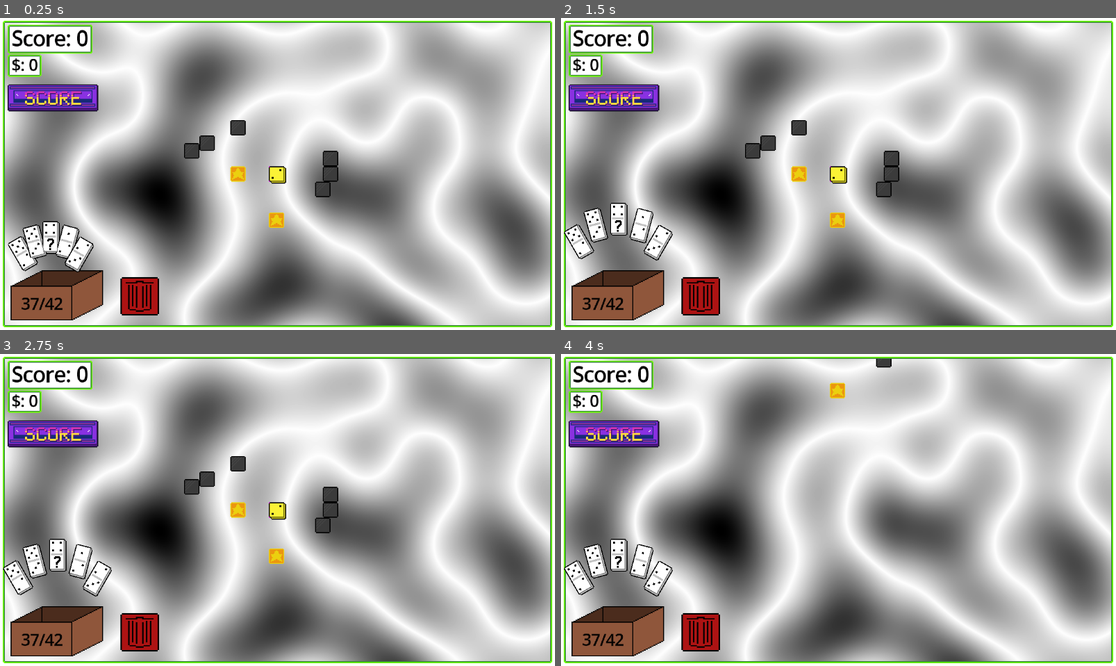
Above: before the commit, frames 1-4 (two rows, left to right).
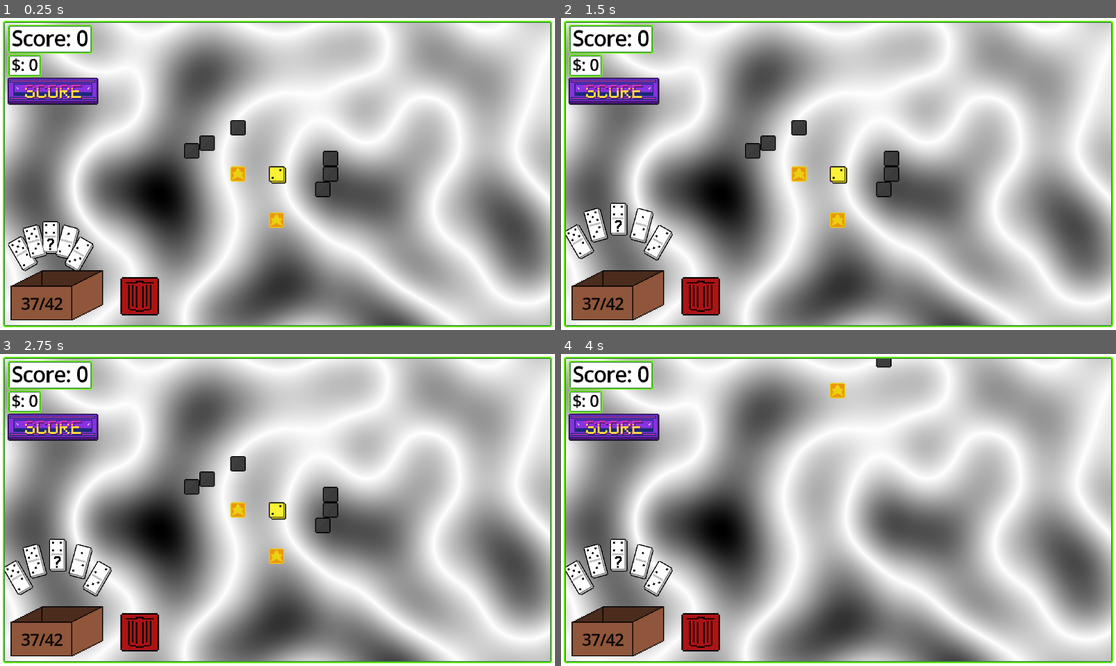
Above: after the commit, the same moments.

Repository: Ghoose1/GFPGame
Game: Godot game, scene res://scenes/scene.tscn
Two runs of this game, one before a commit and one after it. Both use one fixed random seed, a clock stepped at 60 frames per second and the inputs below.
Inputs (mouse positions are in pixels of both pictures, inside the frame that each line leads up to; where the layout moved, square brackets give the same spot in the first picture):
- Up to frame 1 (0.25 s): no input
- Up to frame 2 (1.5 s): click (616, 89) [616, 99] at 0.5 s; click (616, 89) [616, 99] at 1.25 s
- Up to frame 3 (2.75 s): click (55, 425) [55, 435] at 2 s
- Up to frame 4 (4 s): tap Enter at 2.75 s; move the mouse to (960, 494) at 2.77 s; hold S (Camera_Down) 2.78-3.5 s; click (960, 494) at 2.92 s; drag from (727, 525) to (810, 572) at 3.52 s

The runs differ from the first frame. In frame 1, 1.6% of the frame differs, in the area x 1-18%, y 19-82%; in frame 2, 1.6%, in the area x 0-18%, y 19-70%; in frame 3, 1.6%; in frame 4, 1.6%.

Commit message:
fixed rotation direction logic

Diff:
--- a/Dominos/basic.gd
+++ b/Dominos/basic.gd
@@ -26,7 +26,7 @@
 	if not (face0_valid or face1_valid):
 		return false
 
-	connecting_point = connection_points[0] if face0_valid else connection_points[1]
+	#connecting_point = connection_points[0] if face0_valid else connection_points[1]
 
 	# rotate so that face0 'points' towards other domino
 	# (remember, closest_snap_point belongs to the other domino, so the direction is reversed)
@@ -34,10 +34,18 @@
 	# rotate to opposite direction
 	rotation_direction = ConnectionPoint.opposite_dir[closest_snap_point.direction]
 
+
 	# flip if face 1 was the connecting face
 	# (face0 is facing 'up' when rotation is 0)
 	if face1_valid:
 		rotation += PI
+
+	#connecting_point = connection_points[
+		#connection_points.find_custom(func(p : ConnectionPoint) -> bool:
+			#return p.direction == rotation_direction
+			#)]
+	#print(connecting_point.direction)
+	connecting_point = connection_points[int(face1_valid)]
 
 	# rotate by the amount the connecting domino is rotated
 	global_rotation += closest_snap_domino.global_rotation
--- a/Dominos/basic.tscn
+++ b/Dominos/basic.tscn
@@ -20,9 +20,11 @@
 texture = ExtResource("4_hp1wm")
 
 [node name="Face_0" parent="Sprites" parent_id_path=PackedInt32Array(1056328990) index="2" unique_id=768536152 instance=ExtResource("3_t0xhk")]
+z_index = 0
 position = Vector2(0, -8)
 
 [node name="Face_1" parent="Sprites" parent_id_path=PackedInt32Array(1056328990) index="3" unique_id=506388342 instance=ExtResource("3_t0xhk")]
+z_index = 0
 position = Vector2(0, 8)
 
 [node name="ConnectionPoint_UP" type="Node2D" parent="Connections" parent_id_path=PackedInt32Array(1687641310) index="0" unique_id=744572385 node_paths=PackedStringArray("faces")]
--- a/Dominos/domino.tscn
+++ b/Dominos/domino.tscn
@@ -32,11 +32,11 @@
 [node name="Sprites" type="Node2D" parent="." unique_id=1056328990]
 
 [node name="Base" type="Sprite2D" parent="Sprites" unique_id=965724582]
+z_index = -1
 texture_filter = 1
 script = ExtResource("2_yheyj")
 
 [node name="Front" type="Sprite2D" parent="Sprites" unique_id=14140675]
-z_index = 1
 script = ExtResource("2_yheyj")
 
 [node name="Connections" type="Node" parent="." unique_id=1687641310]
--- a/Dominos/starter.tscn
+++ b/Dominos/starter.tscn
@@ -20,6 +20,7 @@
 texture = ExtResource("4_rn5vn")
 
 [node name="Face_0" parent="Sprites" parent_id_path=PackedInt32Array(1056328990) index="2" unique_id=768536152 instance=ExtResource("4_altpb")]
+z_index = 0
 
 [node name="ConnectionPoint_UP" type="Node2D" parent="Connections" parent_id_path=PackedInt32Array(1687641310) index="0" unique_id=1021049530 node_paths=PackedStringArray("faces")]
 position = Vector2(0, -16)
--- a/scenes/face.tscn
+++ b/scenes/face.tscn
@@ -8,4 +8,5 @@
 texture_filter = 1
 texture = ExtResource("1_lxkqd")
 hframes = 11
+frame = 1
 script = ExtResource("2_lxkqd")
--- a/scenes/scene.tscn
+++ b/scenes/scene.tscn
@@ -6,7 +6,6 @@
 [ext_resource type="PackedScene" uid="uid://7gpi35s5bcc6" path="res://scenes/Camera.tscn" id="2_gjmho"]
 [ext_resource type="TileSet" uid="uid://bd2t8vr6rx14q" path="res://tileset.tres" id="3_5fb3c"]
 [ext_resource type="PackedScene" uid="uid://bvvffh4xnkq4w" path="res://scenes/ui_layer.tscn" id="3_t7and"]
-[ext_resource type="Texture2D" uid="uid://xrljci5hdnyn" path="res://Assets/Score Button.png" id="4_tpwpp"]
 [ext_resource type="PackedScene" uid="uid://b3f6sfseavsd" path="res://scenes/background.tscn" id="7_ruw3y"]
 
 [node name="Game" type="Node2D" unique_id=1882076389]
@@ -16,15 +15,6 @@
 metadata/_custom_type_script = "uid://4ixbyhkrhcir"
 
 [node name="UILayer" parent="Player" unique_id=1594262151 instance=ExtResource("3_t7and")]
-
-[node name="ScoreButton" type="TextureButton" parent="Player/UILayer/Container/Control" parent_id_path=PackedInt32Array(1594262151, 1810062443) index="2" unique_id=1203535072]
-texture_filter = 1
-layout_mode = 0
-offset_left = 7.0
-offset_top = 67.0
-offset_right = 103.0
-offset_bottom = 99.0
-texture_normal = ExtResource("4_tpwpp")
 
 [node name="Camera2D" parent="Player" unique_id=2054708085 instance=ExtResource("2_gjmho")]
 position = Vector2(313, 64)
--- a/scripts/connection_point.gd
+++ b/scripts/connection_point.gd
@@ -21,10 +21,10 @@
 
 	# basically normalizes the rotation to 0 < r < 2*PI, then rotates by 45
 	# degrees and rounds down to get the direction
-	rot = fmod(rot + PI, PI * 2) + PI / 4
-	if rot < PI / 2: return Direction.V_DOWN
+	rot = fmod(rot + PI * 20 + PI / 4, PI * 2)
+	if rot < PI / 2: return Direction.V_UP
 	if rot < PI: return Direction.H_RIGHT
-	if rot < 3 * PI / 2: return Direction.V_UP
+	if rot < 3 * PI / 2: return Direction.V_DOWN
 	return Direction.H_LEFT
 
 
--- a/scripts/rotate_new_sprite.gd
+++ b/scripts/rotate_new_sprite.gd
@@ -11,9 +11,9 @@
 			flip_h = true
 			flip_v = true
 		ConnectionPoint.Direction.H_LEFT:
+			flip_h = true
+			flip_v = false
+		ConnectionPoint.Direction.H_RIGHT:
 			flip_h = false
 			flip_v = true
-		ConnectionPoint.Direction.H_RIGHT:
-			flip_h = true
-			flip_v = false
 	queue_redraw()
